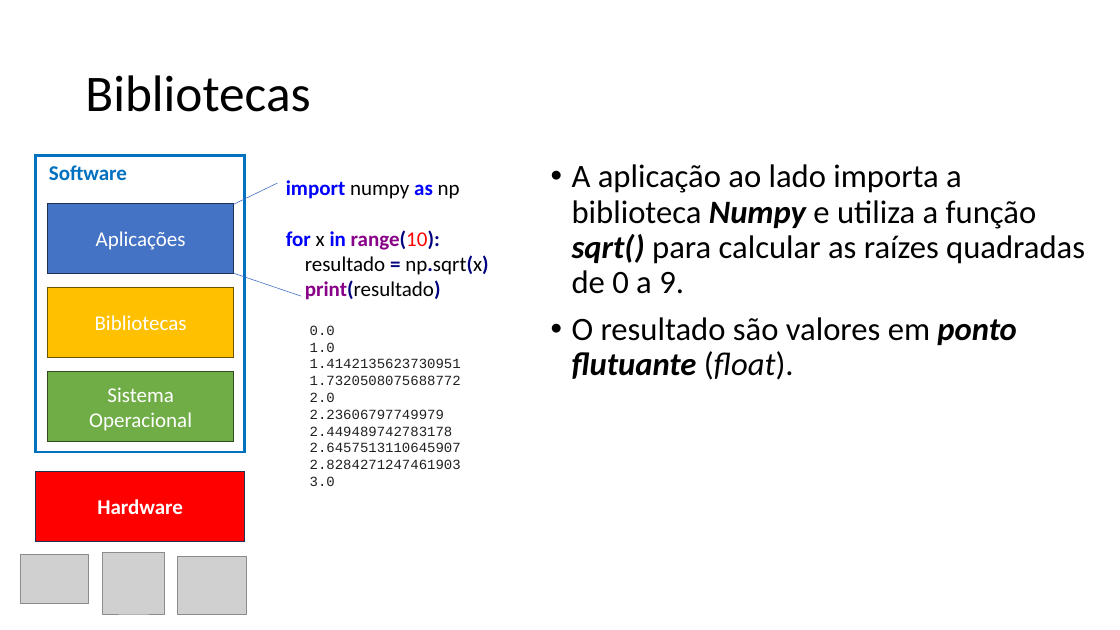
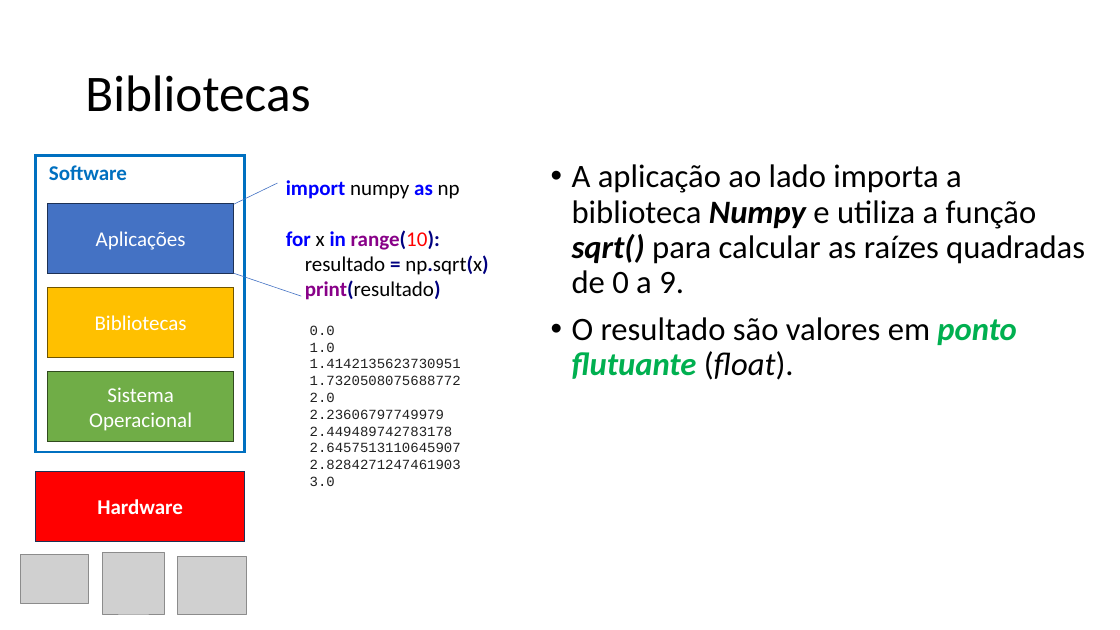
Before and after one commit to zz4fap/tp557-iot-ml, a slide deck: slide 35 of slides/TP557_2_Desafios_do_TinyML_sistemas_embarcados.pptx. Drawn at 1120x630 pixels with LibreOffice and Linux fonts; fonts in the diff are those of the drawing; grey boxes stand for pictures. Boxes give left, top, right and bottom in pixels: in the first picture for what was removed or moved away, otherwise in the second. Text is boxed around its words. In the diff, an @@ line names an element or a change of style, - is before the commit and + after.

```diff
--- a/slides/TP557_2_Desafios_do_TinyML_sistemas_embarcados.pptx
+++ b/slides/TP557_2_Desafios_do_TinyML_sistemas_embarcados.pptx
@@ text at bbox=[572, 317, 1016, 380]: text colour #000000 to #00B050 in "ponto flutuante" @@
```
Also in this commit, not shown: 9 other slides changed, 1 other file.
